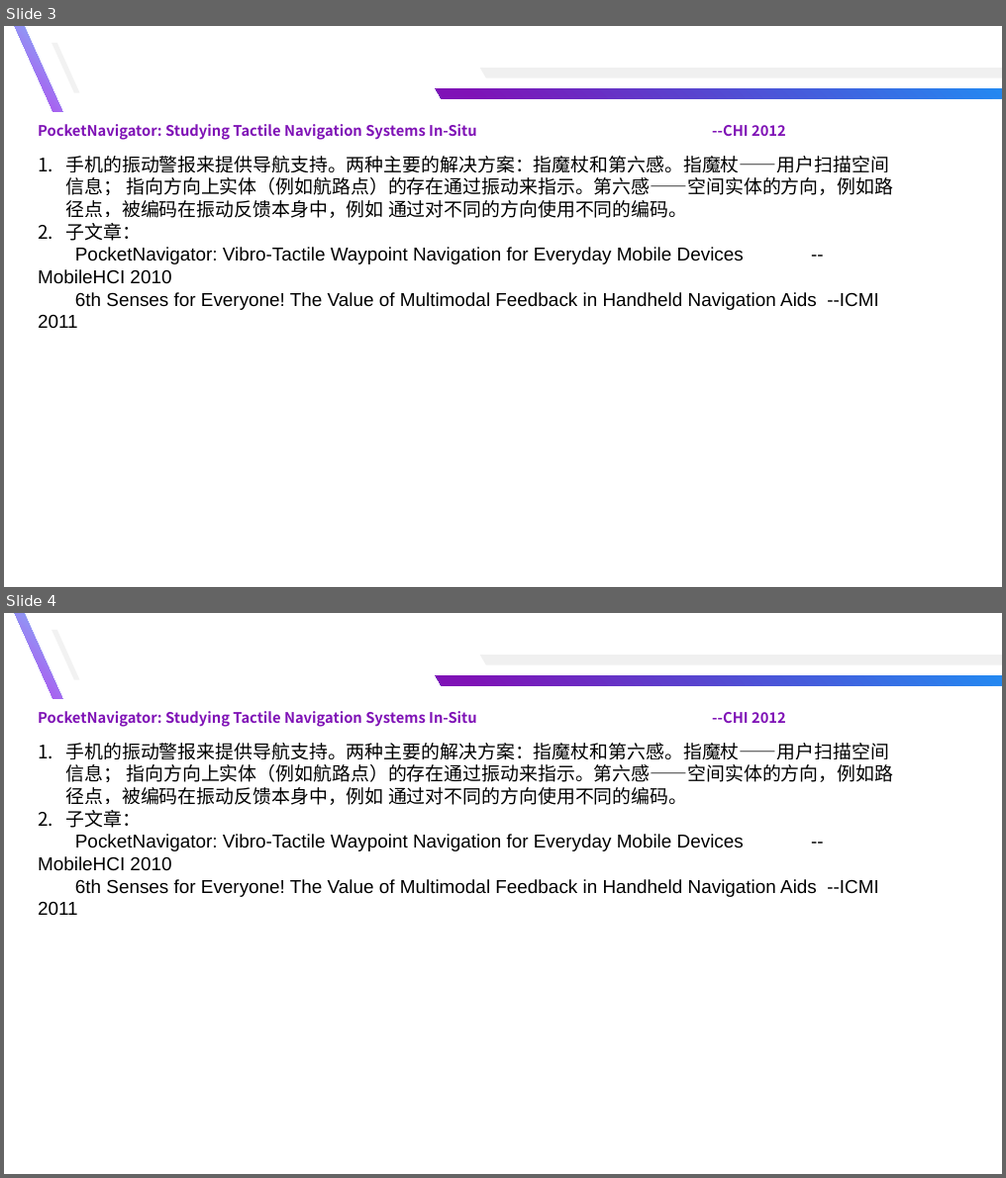
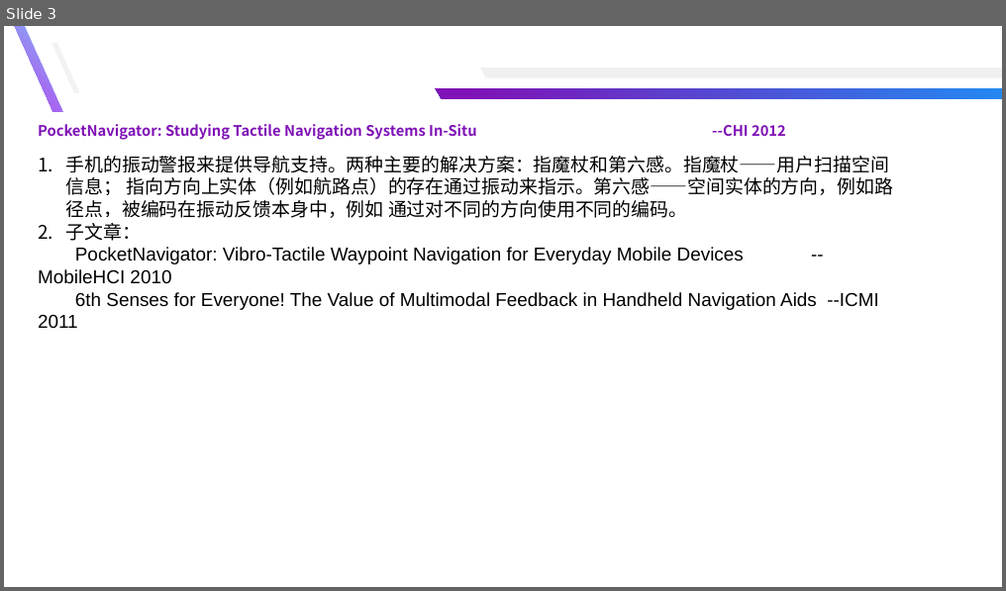
Before and after one commit to yuyongsong/Paper, a slide deck: 记录.pptx. Shown one above the other, each under a label of ours: slides 3 and 4 before the commit, slide 3 after it. The pictures are 1006x1178 and 1006x591 pixels, drawn with LibreOffice and Linux fonts; fonts in the diff are those of the drawing. Boxes give left, top, right and bottom in pixels: in the first picture for what was removed or moved away, otherwise in the second. Text is boxed around its words. In the diff, an @@ line names an element or a change of style, - is before the commit and + after.

```diff
--- a/记录.pptx
+++ b/记录.pptx
@@ slide 4 removed at (4,613,1002,1174), background #FFFFFF @@
@@ freeform shape removed at (15,613,62,699) @@
@@ freeform shape removed at (52,630,80,679) @@
@@ freeform shape removed at (480,655,1002,665) @@
@@ freeform shape removed at (436,676,1002,686) @@
@@ text removed at (38,711,786,727) @@
-PocketNavigator: Studying Tactile Navigation Systems In-Situ --CHI 2012
@@ text removed at (38,743,893,915) @@
-1. 手机的振动警报来提供导航支持。两种主要的解决方案：指魔杖和第六感。指魔杖——用户扫描空间信息； 指向方向上实体（例如航路点）的存在通过振动来指示。第六感——空间实体的方向，例如路径点，被编码在振动反馈本身中，例如 通过对不同的方向使用不同的编码。
-2. 子文章：
-PocketNavigator: Vibro-Tactile Waypoint Navigation for Everyday Mobile Devices --MobileHCI 2010
-6th Senses for Everyone! The Value of Multimodal Feedback in Handheld Navigation Aids --ICMI 2011
```
Also in this commit, not shown: 2 slides added, 17 other files.
